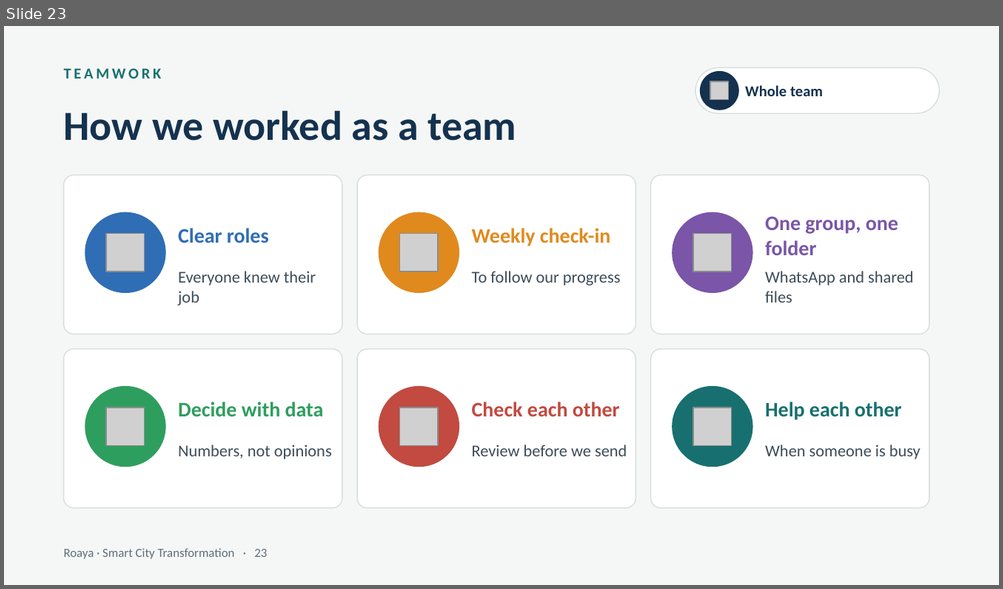
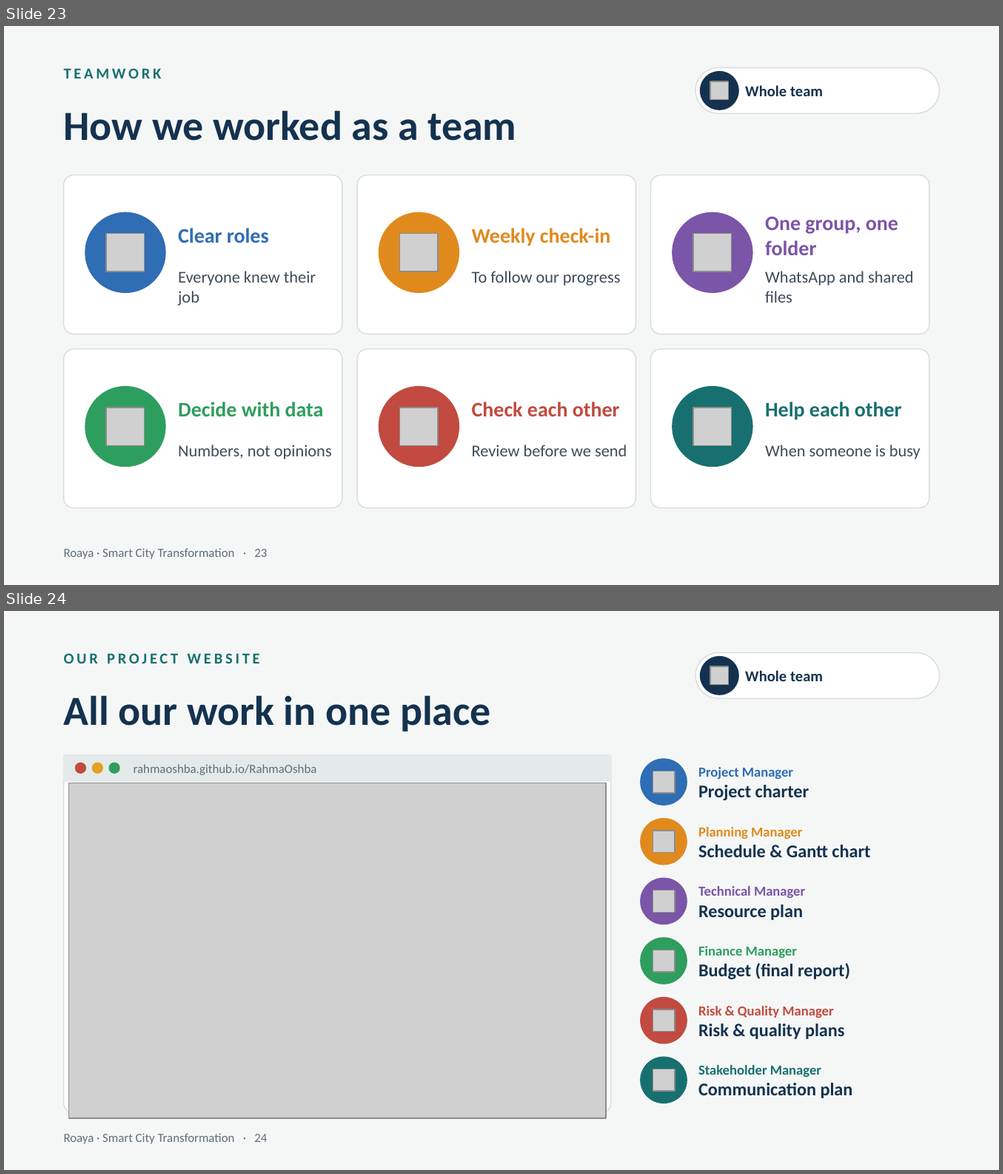
Before and after one commit to RahmaOshba/RahmaOshba, a slide deck: Roaya_Final/Roaya_Final_Presentation_25_slides.pptx. Shown one above the other, each under a label of ours: slide 23 before the commit, slides 23 and 24 after it. The pictures are 1003x589 and 1003x1174 pixels, drawn with LibreOffice and Linux fonts; fonts in the diff are those of the drawing; grey boxes stand for pictures. Boxes give left, top, right and bottom in pixels: in the first picture for what was removed or moved away, otherwise in the second. Text is boxed around its words. In the diff, an @@ line names an element or a change of style, - is before the commit and + after.

```diff
--- a/Roaya_Final/Roaya_Final_Presentation_25_slides.pptx
+++ b/Roaya_Final/Roaya_Final_Presentation_25_slides.pptx
@@ slide 24 added at (x1=4, y1=611, x2=999, y2=1170), background #F5F7F6 @@
@@ text added at (x1=64, y1=653, x2=260, y2=664), 11 pt, text #17706F, bold @@
+OUR PROJECT WEBSITE
@@ rounded rectangle added at (x1=695, y1=652, x2=939, y2=698), fill #FFFFFF, outline #D5DFDE 0.75 pt @@
@@ ellipse added at (x1=700, y1=657, x2=738, y2=695), fill #14324F, outline #14324F 1 pt @@
@@ picture added at (x1=710, y1=667, x2=728, y2=684) @@
@@ text added at (x1=745, y1=670, x2=822, y2=681), 11 pt, text #14324F, bold @@
+Whole team
@@ text added at (x1=64, y1=695, x2=491, y2=732), 30 pt, text #14324F, bold @@
+All our work in one place
@@ rounded rectangle added at (x1=64, y1=755, x2=611, y2=1113), fill #FFFFFF, outline #D5DFDE 0.75 pt @@
@@ rectangle added at (x1=64, y1=755, x2=611, y2=781), fill #E3EAE9, outline #E3EAE9 1 pt @@
@@ ellipse added at (x1=76, y1=763, x2=85, y2=773), fill #C24A40, outline #C24A40 1 pt @@
@@ ellipse added at (x1=93, y1=763, x2=102, y2=773), fill #E0A21E, outline #E0A21E 1 pt @@
@@ ellipse added at (x1=109, y1=763, x2=119, y2=773), fill #2E9E5E, outline #2E9E5E 1 pt @@
@@ text added at (x1=134, y1=764, x2=317, y2=775), 9 pt, text #5F6E7A @@
+rahmaoshba.github.io/RahmaOshba
@@ ellipse added at (x1=640, y1=759, x2=686, y2=805), fill #2F6DB5, outline #2F6DB5 1 pt @@
@@ picture added at (x1=68, y1=783, x2=606, y2=1119) @@
@@ picture added at (x1=652, y1=771, x2=674, y2=793) @@
@@ text added at (x1=698, y1=767, x2=809, y2=800), 10 pt, text #2F6DB5, bold @@
+Project Manager
+Project charter
@@ ellipse added at (x1=640, y1=819, x2=686, y2=865), fill #E08A1E, outline #E08A1E 1 pt @@
@@ picture added at (x1=652, y1=831, x2=674, y2=853) @@
@@ text added at (x1=698, y1=827, x2=870, y2=857), 13 pt, text #14324F, bold @@
+Planning Manager
+Schedule & Gantt chart
@@ ellipse added at (x1=640, y1=879, x2=686, y2=924), fill #7A55A8, outline #7A55A8 1 pt @@
@@ picture added at (x1=652, y1=891, x2=674, y2=912) @@
@@ text added at (x1=698, y1=886, x2=805, y2=920), 10 pt, text #7A55A8, bold @@
+Technical Manager
+Resource plan
@@ ellipse added at (x1=640, y1=938, x2=686, y2=984), fill #2E9E5E, outline #2E9E5E 1 pt @@
@@ picture added at (x1=652, y1=950, x2=674, y2=972) @@
@@ text added at (x1=698, y1=946, x2=850, y2=980), 13 pt, text #14324F, bold @@
+Finance Manager
+Budget (final report)
@@ ellipse added at (x1=640, y1=998, x2=686, y2=1044), fill #C24A40, outline #C24A40 1 pt @@
@@ picture added at (x1=652, y1=1010, x2=674, y2=1032) @@
@@ text added at (x1=698, y1=1006, x2=845, y2=1039), 10 pt, text #C24A40, bold @@
+Risk & Quality Manager
+Risk & quality plans
@@ ellipse added at (x1=640, y1=1057, x2=686, y2=1103), fill #17706F, outline #17706F 1 pt @@
@@ picture added at (x1=652, y1=1070, x2=674, y2=1091) @@
@@ text added at (x1=698, y1=1065, x2=853, y2=1099), 10 pt, text #17706F, bold @@
+Stakeholder Manager
+Communication plan
@@ text added at (x1=64, y1=1133, x2=267, y2=1145), 9 pt, text #5F6E7A @@
+Roaya · Smart City Transformation · 24
```
Also in this commit, not shown: 1 slide removed, 2 other files.
